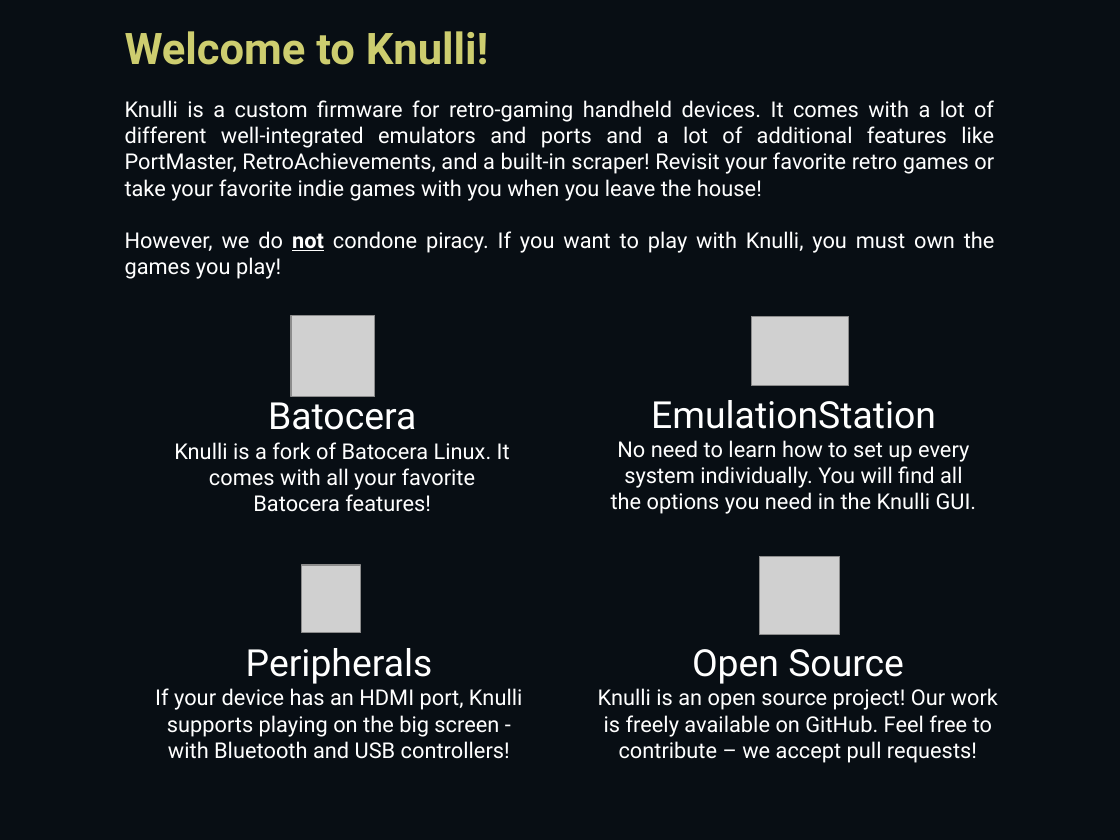
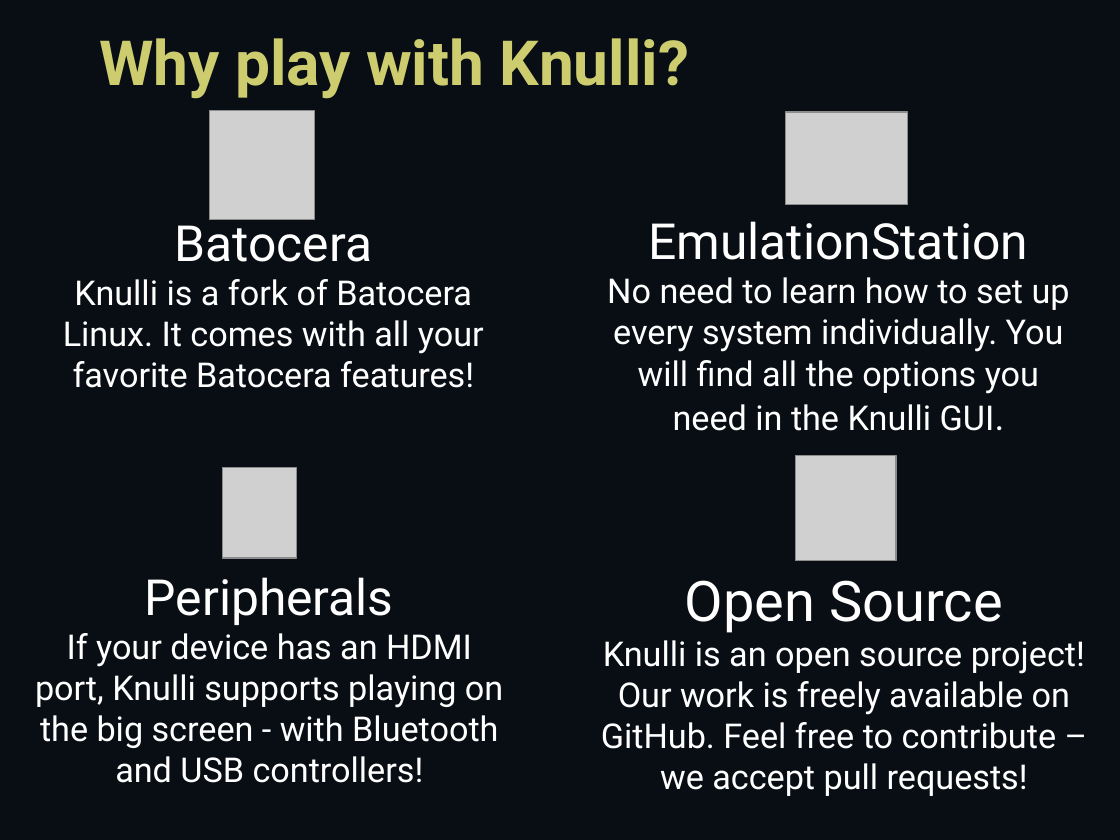
Before and after one commit to knulli-cfw/knulli-notice, a slide deck: slide 3 of notice.odp (slide 2 before the commit). Drawn at 1120x840 pixels with LibreOffice and Linux fonts; fonts in the diff are those of the drawing; grey boxes stand for pictures. Boxes give left, top, right and bottom in pixels: in the first picture for what was removed or moved away, otherwise in the second. Text is boxed around its words. In the diff, an @@ line names an element or a change of style, - is before the commit and + after.

Commit message:
Optimized for small handheld screens, overhauled texts

```diff
--- a/notice.odp
+++ b/notice.odp
@@ free added at bbox=[88, 18, 1007, 102], 40 pt, text #CDCD6F, bold @@
+Why play with Knulli?
@@ free removed at bbox=[113, 16, 1006, 283] @@
-Welcome to Knulli!
-Knulli is a custom firmware for retro-gaming handheld devices. It comes with a lot of different well-integrated emulators and ports and a lot of additional features like PortMaster, RetroAchievements, and a built-in scraper! Revisit your favorite retro games or take your favorite indie games with you when you leave the house!
-However, we do not condone piracy. If you want to play with Knulli, you must own the games you play!
@@ picture: place and size @@
-picture at bbox=[291, 316, 375, 398]
+picture at bbox=[209, 110, 315, 220]
@@ picture: place and size @@
-picture at bbox=[752, 317, 849, 385]
+picture at bbox=[785, 112, 907, 204]
@@ text "Batocera": place and size @@
-text "Batocera" at bbox=[174, 395, 510, 512]
+text "Batocera" at bbox=[63, 215, 484, 388]
@@ text "Batocera" at bbox=[63, 215, 484, 388]: size 24 to 32 pt in "Batocera"; size 14 to 22 pt @@
@@ text "EmulationStation": place and size @@
-text "EmulationStation" at bbox=[611, 400, 977, 514]
+text "EmulationStation" at bbox=[607, 221, 1070, 431]
@@ text "EmulationStation" at bbox=[607, 221, 1070, 431]: size 24 to 32 pt in "EmulationStation"; size 14 to 22 pt in "No need to learn how to set ..."; size 14 to 24 pt in "GUI." @@
@@ picture: place and size @@
-picture at bbox=[301, 566, 361, 633]
+picture at bbox=[223, 467, 297, 558]
@@ picture: place and size @@
-picture at bbox=[759, 557, 840, 635]
+picture at bbox=[795, 456, 896, 561]
@@ text "Peripherals": place and size @@
-text "Peripherals" at bbox=[155, 648, 522, 759]
+text "Peripherals" at bbox=[35, 577, 503, 783]
@@ text "Peripherals" at bbox=[35, 577, 503, 783]: size 24 to 32 pt in "Peripherals"; size 14 to 22 pt in "If your device has an HDMI port, ..." @@
@@ text "Open Source": place and size @@
-text "Open Source" at bbox=[598, 649, 998, 763]
+text "Open Source" at bbox=[601, 580, 1085, 796]
@@ text "Open Source" at bbox=[601, 580, 1085, 796]: size 24 to 36 pt in "Open Source"; size 14 to 22 pt @@
```
Also in this commit, not shown: 7 other slides changed, 9 slides added, 1 other file.
